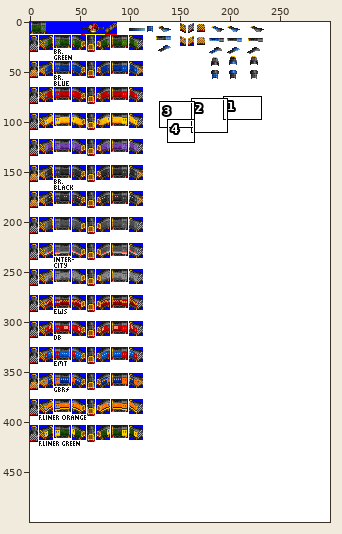
One commit to this sprite sheet: gfx/Diesel/08.png. Above, an overview of the earlier version with the close-up marked.
Close-up. Before the commit:
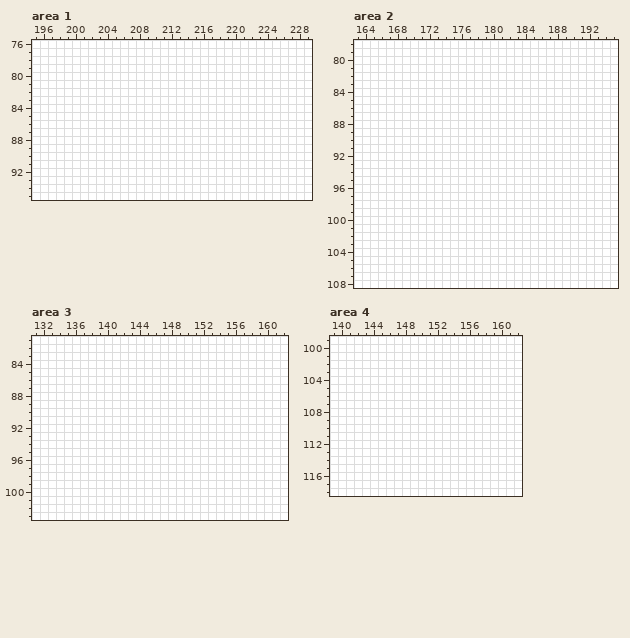
The file is 300x500 pixels. Shown: area 1: x 195..229, y 76..95; area 2: x 163..195, y 78..108; area 3: x 131..162, y 81..103; area 4: x 139..162, y 99..118. The commit also changed other parts of the picture, which this record leaves out.
The result:
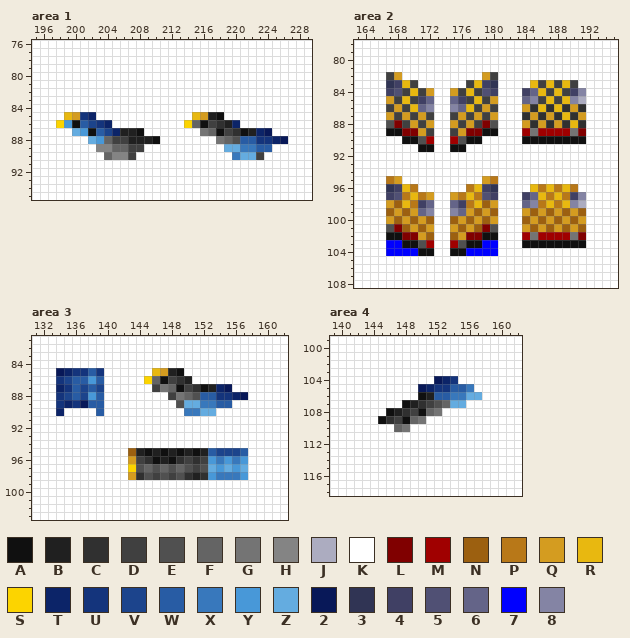
Palette (. is transparent): A #101010  B #202020  C #303030  D #404040  E #505050  F #646464  G #747474  H #848484  J #acacc0  K #ffffff  L #800000  M #a00000  N #9c6010  P #b87818  Q #d49c20  R #e8b810  S #fcd400  T #0c2468  U #14347c  V #1c448c  W #285ca4  X #3878bc  Y #4898d8  Z #64ace0  2 #081858  3 #303454  4 #404064  5 #505074  6 #646488  7 #0000ff  8 #8484a4
Diff:
Changed rows in their new state; - is an unchanged pixel.
Area 1:
first column x 198:
85 -RQUT------------RQBA--------
86 SYAWVUT---------SFADCBT------
87 --ZYAWVTBBA-------GFADCABT2--
88 ----ZYFDDBBBA-------GFEWWUUT2
89 -----HHFFDD----------ZZXXWW--
90 ------FHHD------------XZZD---
Area 2:
first column x 167:
 82 DQ----------QD-----------
 83 34RD------DR43----RDRDRD-
 84 45DRDQ--QDRD54---46RDRD48
 85 QDRD46--64DRDQ---68DRDR8J
 86 DQDR68--86RDQD---QCRCRCQC
 87 QDQDQD--DQDQDQ---CQCQCRCQ
 88 ELDQDQ--QDQDLE---QCQCQCRC
 89 AALLQD--DQLLAA---MGMMMMGL
 90 --AAEM--MEAA-----AAAAAAAA
 91 ----AA--AA---------------
first column x 167:
 95 PQ----------QP-----------
 96 34RP------PR43----RPRPRP-
 97 45PRPQ--QPRP54---46RPRP48
 98 QNRP46--64PRNQ---68PRPR8J
 99 NQNQ68--86QNQN---QNQNQNQN
100 QNQNQN--NQNQNQ---NQNQNQNQ
101 ELNQNQ--QNQNLE---QNQNQNQN
102 AALLQN--NQLLAA---MGMMMMGL
103 77AAEM--MEAA77---AAAAAAAA
104 7777AA--AA7777-----------
Area 3:
first column x 134:
 85 2TUUWU------RQBA--------
 86 UVWWYW-----SFADCB-------
 87 TUWVWV------DGFADCABT2--
 88 UVWVYW--------DGFEWWUUT2
 89 UTU2WW---------EZZXXWW--
 90 T----W----------XXZZ----
first column x 143:
 95 NBABABABABWVVVW
 96 QDCABACDCDYXYXY
 97 SEFEFEFEDEZYZYZ
 98 QCEDEDECBCYXXXY
Area 4:
first column x 145:
104 -------2TU---
105 -----2TUUWWX-
106 -----ABWWXXZZ
107 ---ABCDEFZZ--
108 -ABCDAFG-----
109 ACDAFG-------
110 --FG---------
Where, in picture pixels (left, top, right, bottom), the same in both close-ups:
changed: (56, 112, 288, 160)
changed: (386, 72, 498, 256)
changed: (522, 80, 586, 144)
changed: (522, 184, 586, 248)
changed: (56, 368, 104, 416)
changed: (128, 368, 248, 480)
changed: (378, 376, 482, 432)
